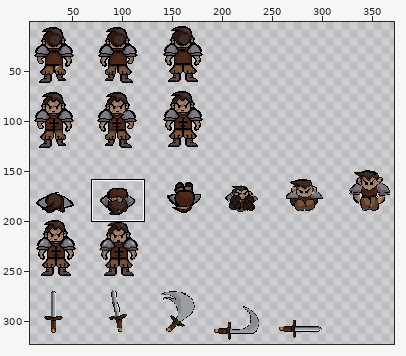
Sprite sheet: Assets/textures/normy.png. Above: a wide view before the commit, with the close-up outlined.
Close-up. Old version:
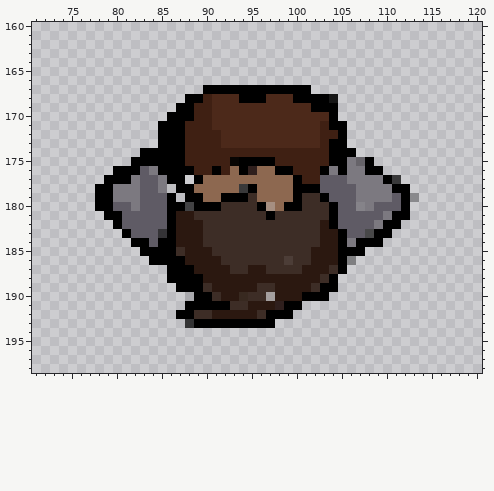
The file is 384x384 pixels. Pixels under 10% opacity are left out. Colours within 5 levels of each other are drawn and written as one. Shown: x 71..120, y 160..198. The wide view leaves out empty margins.
After the commit:
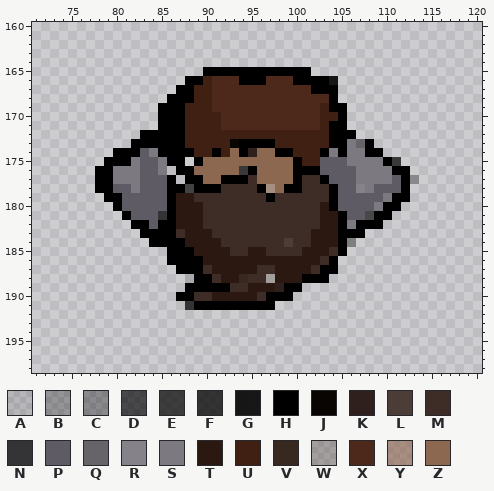
Palette (. is transparent): A #0000001c  B #00000047  C #00000055  D #000000a6  E #000000b3  F #000000bf  G #000000e2  H #000000  J #080503  K #2f1f1d  L #3d2d26e5  M #3d2d26  N #343336  P #5f5b65  Q #666369  R #7c7980e2  S #7c7980  T #2b1810  U #3f2013  V #382920  W #3e2d264a  X #4c291a  Y #8d68509d  Z #8d6850
The commit says: New fighter tex
Difference:
y 165: x 90..101 ............ -> HHHHHHHHHHHH
y 166: x 88..104 ................. -> HHUXXXHHHXXXHHHHG
y 167: x 87..104 ...HHHHHHHHHHHH... -> HHUUXXXXXXXXXXXHHH
y 168: x 86..87 .. -> HH; x 89 H -> U; x 94..96 HHH -> XXX; x 100..104 HHHHG -> XXXXH
y 169: x 85..86 .. -> HH; x 88 H -> U; x 102..103 HH -> XU; x 105 . -> H
y 170: x 85 . -> H; x 88 H -> U; x 91 X -> U; x 103..105 XH. -> UUH
y 171: x 91 X -> U
y 172: x 83..84 .. -> HH; x 92..102 XXXXXXXXXXX -> UUUUUUUUUUU; x 104 U -> H; x 106 . -> H
y 173: x 82..84 ... -> HHH; x 92..102 XXXXXXXXXXX -> UJHHHHUUUUU; x 106..108 ... -> SQH
y 174: x 80..84 ...HH -> HHHPS; x 88 U -> H; x 91 U -> H; x 93..99 UUUUUUU -> ZHKZZHH; x 103..104 UH -> HS; x 106..109 H... -> SSHH
y 175: x 79..85 ...HHHH -> HHHSPPS; x 88..100 UUUUUJHHHHUUU -> .HZZZZZZZZZZH; x 103..105 UHH -> PPP; x 107..111 QH... -> SSSHE
y 176: x 78..82 ..HHH -> HHSSS; x 84..86 SHH -> PS.; x 89..92 UUHU -> ZZZZ; x 94..95 HK -> EH; x 98..106 HHUUUHSHS -> ZZHHHPPPP; x 108..112 HH... -> SSSHH
y 177: x 78 . -> H; x 80..81 HH -> SS; x 85 S -> P; x 87..88 H. -> .H; x 92..95 ZZZZ -> HHHM; x 101..103 UUP -> MMH; x 106 S -> P; x 110..113 HE.. -> SPHB
y 178: x 80..81 SS -> PP; x 85..86 S. -> PH; x 88..97 HZZZZZEHZZ -> DHHHMMMMHY; x 99 Z -> H; x 101..104 HHPP -> MMMH; x 107 S -> R; x 109..111 SSH -> PPP
y 179: x 78 H -> .; x 80..82 SSS -> HPP; x 87..94 .HHZZHHH -> TTMMMMMM; x 96..100 ZZZZH -> MHMMM; x 103..104 HP -> MH; x 107..109 SSS -> PPP; x 111 P -> H; x 113 B -> .
y 180: x 78..80 HHP -> ..H; x 82 S -> P; x 87..91 HDHHH -> TTTMM; x 96..100 HYZHH -> MMMMM; x 103 M -> T; x 107..112 RSPPPH -> PPSHH.
y 181: x 79..81 HHP -> ..H; x 85 P -> N; x 89 M -> T; x 97 H -> M; x 103..105 MHP -> TTH; x 108..112 PPSHH -> DHH..
y 182: x 80..83 HPPP -> ..HH; x 85 P -> H; x 104..111 HPPPPSHH -> THSHHH..
y 183: x 81..85 HPPPN -> ..HHH; x 87 T -> M; x 90 M -> T; x 102 M -> T; x 106..110 PPDHH -> HH...
y 184: x 82..84 HHP -> ..H; x 87 T -> H; x 90..91 MM -> TT; x 99 M -> L; x 102 M -> T; x 106..109 SHHH -> C...
y 185: x 83..85 HHH -> ...; x 87..88 MT -> HH; x 91..92 MM -> TT; x 95..96 MM -> TT; x 101 M -> T; x 104 T -> M; x 106..107 HH -> ..
y 186: x 84..85 HH -> ..; x 88..89 TT -> HH; x 92..101 MMMMMMMLMM -> TTTTTTTTTT; x 103..106 TTHC -> MH..
y 187: x 86 H -> .; x 89..90 TT -> HM; x 93..94 MM -> TT; x 96 T -> M; x 98..100 MMM -> TTT; x 102..105 TTMH -> MHH.
y 188: x 86..88 HHH -> ..A; x 90..91 TT -> HM; x 94..97 TTTT -> VMMW; x 101..104 TTMH -> HHH.
y 189: x 87 H -> .; x 90..94 MTTTT -> HHHMM; x 96..104 MMTTTTMHH -> TTKHH....
y 190: x 87..91 .AHHM -> HHMMT; x 94..95 VM -> TT; x 97..103 WTTTHHH -> HHH....
y 191: x 88 H -> F; x 93..100 MMTTTKHH -> HHHHH...
y 192: x 87..99 HHMMTTTTTMHHH -> .............
y 193: x 88..97 FHHHHHHHHH -> ..........
Where, in picture pixels (left, top, right, bottom), the same in both close-ups:
changed: (95, 67, 419, 328)
